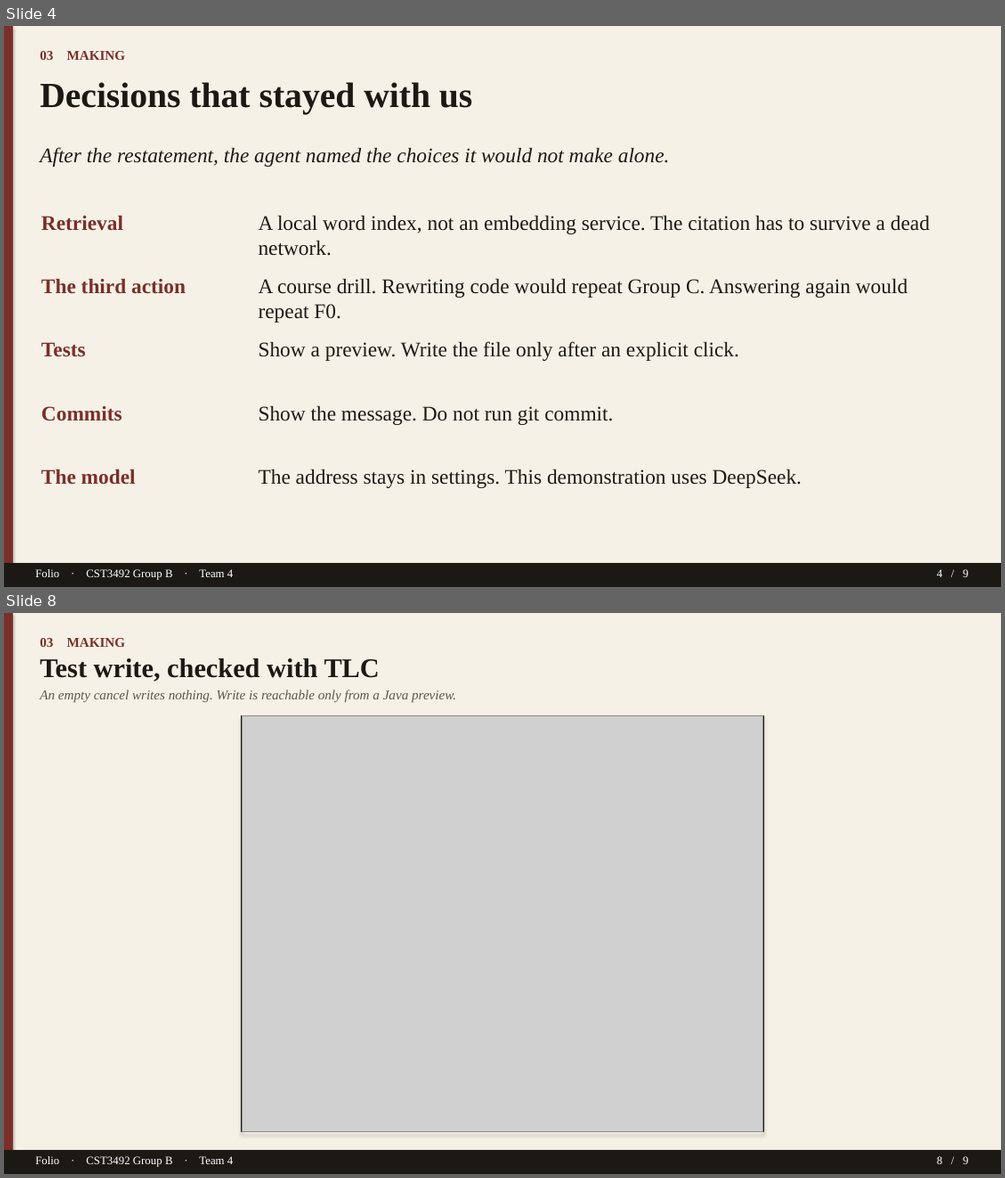
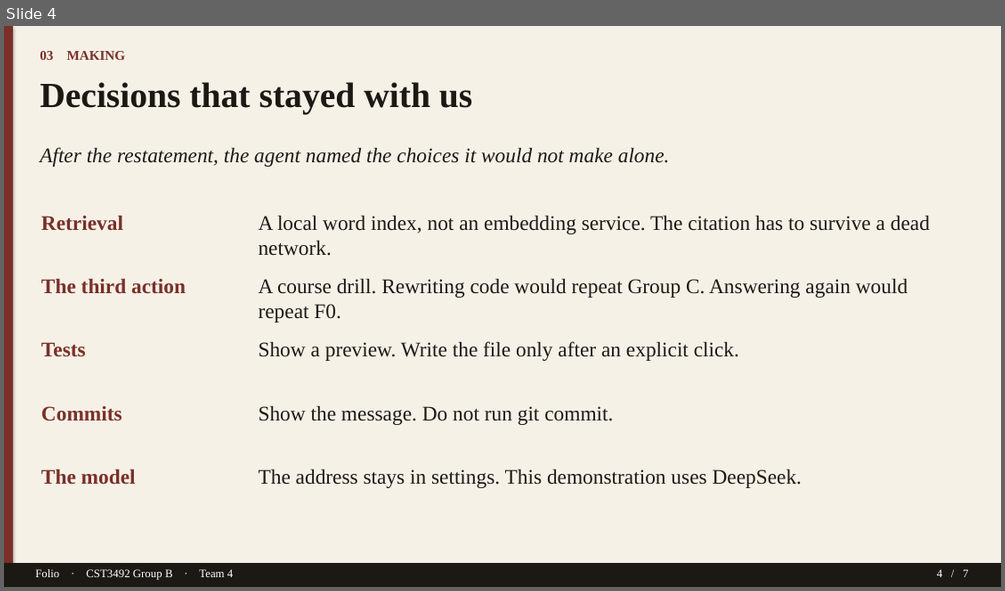
Before and after one commit to TTAWDTT/folio, a slide deck: submission/documents/Folio-GroupB-Team4-Slides.pptx. Shown one above the other, each under a label of ours: slides 4 and 8 before the commit, slide 4 after it; the slides between them are not shown. The pictures are 1005x1178 and 1005x591 pixels, drawn with LibreOffice and Linux fonts; fonts in the diff are those of the drawing; grey boxes stand for pictures. Boxes give left, top, right and bottom in pixels: in the first picture for what was removed or moved away, otherwise in the second. Text is boxed around its words. In the diff, an @@ line names an element or a change of style, - is before the commit and + after.

```diff
--- a/submission/documents/Folio-GroupB-Team4-Slides.pptx
+++ b/submission/documents/Folio-GroupB-Team4-Slides.pptx
@@ slide 8 removed at (x1=4, y1=613, x2=1001, y2=1174), background #FFFFFF @@
@@ rectangle removed at (x1=4, y1=613, x2=1001, y2=1174) @@
@@ rectangle removed at (x1=4, y1=613, x2=13, y2=1174) @@
@@ text removed at (x1=40, y1=638, x2=126, y2=647) @@
-03 MAKING
@@ text removed at (x1=40, y1=658, x2=380, y2=682) @@
-Test write, checked with TLC
@@ text removed at (x1=40, y1=690, x2=456, y2=702) @@
-An empty cancel writes nothing. Write is reachable only from a Java preview.
@@ rectangle removed at (x1=242, y1=715, x2=764, y2=1132) @@
@@ picture removed at (x1=243, y1=716, x2=763, y2=1131) @@
@@ rectangle removed at (x1=4, y1=1150, x2=1001, y2=1174) @@
@@ text removed at (x1=35, y1=1156, x2=233, y2=1167) @@
-Folio · CST3492 Group B · Team 4
@@ text removed at (x1=937, y1=1156, x2=968, y2=1164) @@
-8 / 9
@@ slide 4 changed as well @@
@@ text at (x1=937, y1=569, x2=968, y2=577): text changed @@
-4 / 9
+4 / 7
```
Also in this commit, not shown: 3 other slides changed, 3 slides added, 4 other slides removed, 6 other files.
